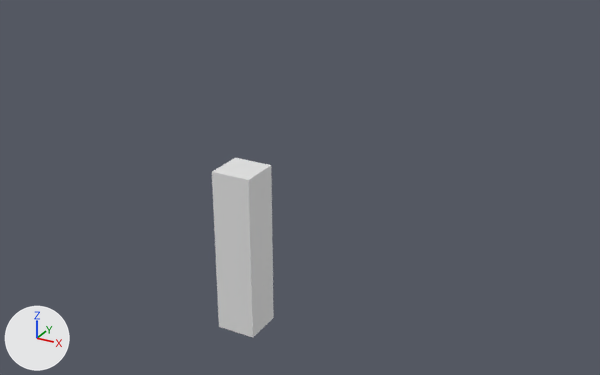
What one commit did to the Blender file BlenderModels/GasStation/Props/LooseScrews.blend.
Camera for both pictures: a camera (50 mm lens) standing at (4.91, -7.52, 4.73) and looking at (-1.88, 4.82, -1.44). Lighting does not change. The marker at lower left points along +X, +Y and +Z.

In view in the first picture: 'GasPump.002'.
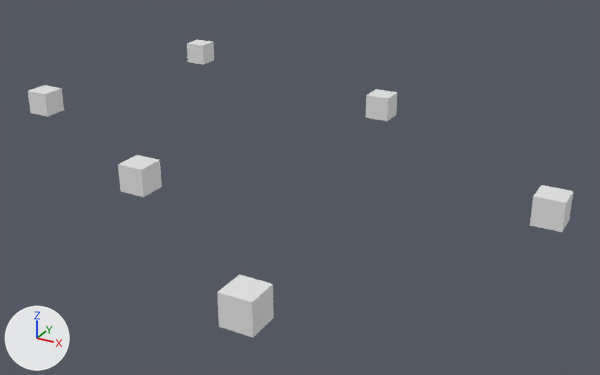
The newer file is also rescaled (x0.2), turned or shifted as a whole; pictures and numbers use the older file's frame.

What changed in the scene script:
```text
Add me_cube_006:
    me_cube_006.from_pydata(...)  # a box spanning x -1.0..1.0, y -1.0..1.0, z -1.0..1.0
Change ob_gaspump_002:
    ob_gaspump_002.location: (0.0, 0.0, 0.0) -> (0.0, 0.0, -0.8)
    ob_gaspump_002.scale: (0.25, 0.25, 1.05) -> (0.25, 0.25, 0.25)
Add ob_screw6:
    ob_screw6 = bpy.data.objects.new('Screw6', me_cube_006)
    ob_screw6.location = (-3.81, 2.67, -0.8)
    ob_screw6.scale = (0.25, 0.25, 0.25)
Add ob_screw5:
    ob_screw5 = bpy.data.objects.new('Screw5', me_cube_006.copy())
    ob_screw5.location = (-1.77, 8.23, -0.8)
    ob_screw5.scale = (0.25, 0.25, 0.25)
Add ob_screw4:
    ob_screw4 = bpy.data.objects.new('Screw4', me_cube_006.copy())
    ob_screw4.location = (-7.75, 10.07, -0.8)
    ob_screw4.scale = (0.25, 0.25, 0.25)
Add ob_screw3:
    ob_screw3 = bpy.data.objects.new('Screw3', me_cube_006.copy())
    ob_screw3.location = (2.66, 4.73, -0.8)
    ob_screw3.scale = (0.25, 0.25, 0.25)
Add ob_screw2:
    ob_screw2 = bpy.data.objects.new('Screw2', me_cube_006.copy())
    ob_screw2.location = (-8.27, 5.0, -0.8)
    ob_screw2.scale = (0.25, 0.25, 0.25)
```

Changed parts and their boxes (x1, y1, x2, y2) in the pictures (600 x 375 px):
'GasPump.002', moved, rescaled (8% narrower, 64% shorter): before (212, 158, 274, 337); after (217, 274, 274, 337)
'Screw3', added: after (530, 185, 573, 232)
'Screw6', added: after (118, 155, 162, 197)
'Screw2', added: after (28, 85, 64, 117)
'Screw5', added: after (366, 89, 397, 121)
'Screw4', added: after (187, 40, 214, 65)
